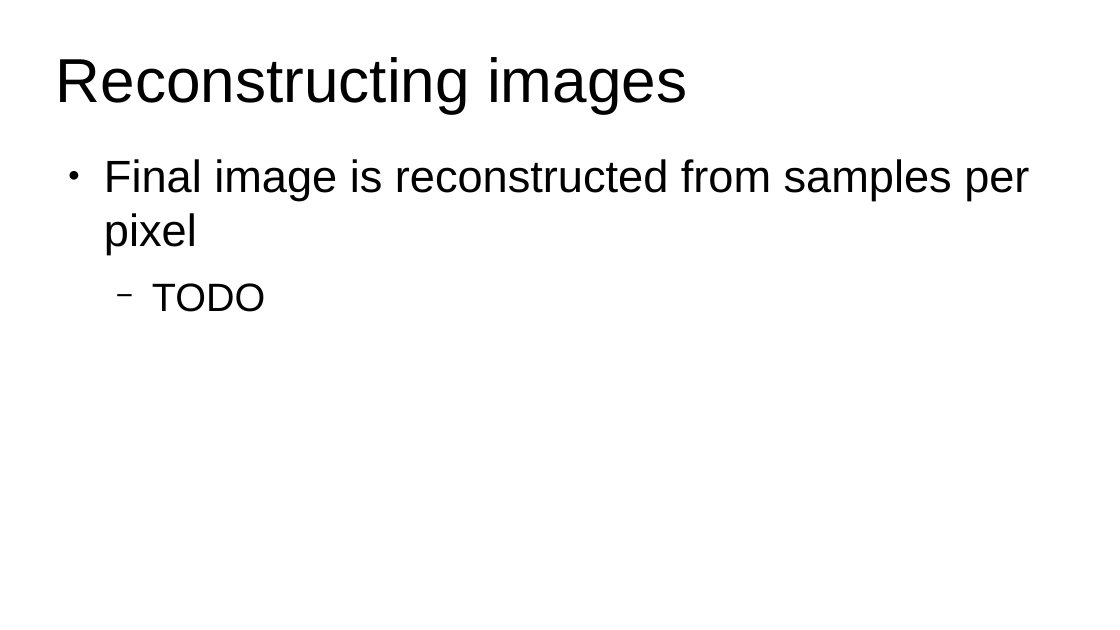
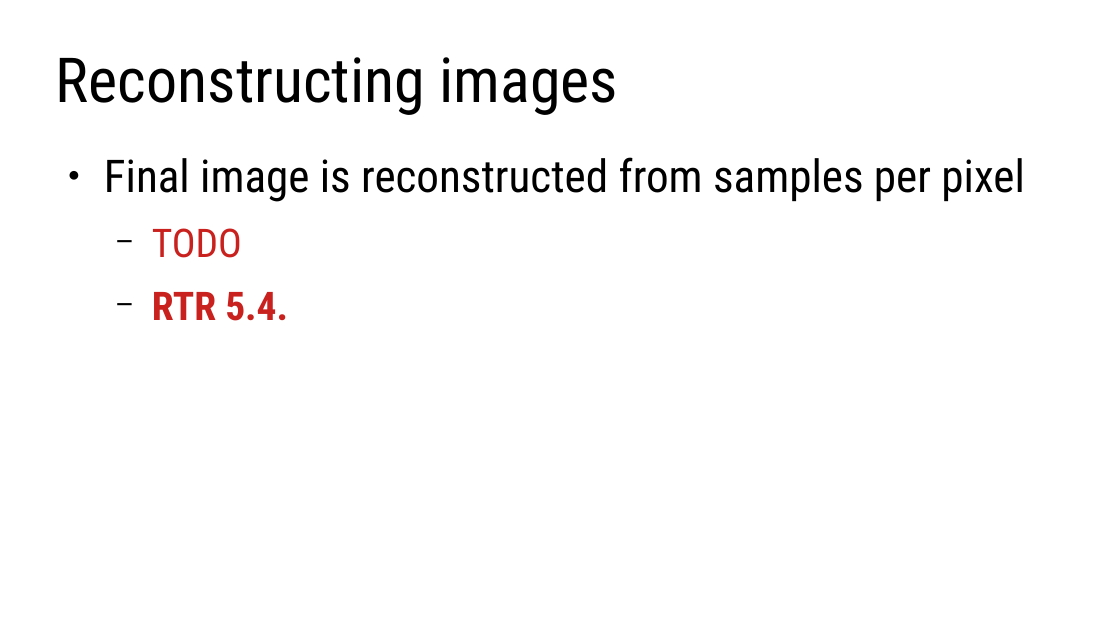
Before and after one commit to lorentzo/IntroductionToComputerGraphics, a slide deck: slide 5 of lectures/5_foundations_image_postprocessing/5_1_images.odp (slide 4 before the commit). Drawn at 1120x630 pixels with LibreOffice and Linux fonts; fonts in the diff are those of the drawing. Boxes give left, top, right and bottom in pixels: in the first picture for what was removed or moved away, otherwise in the second. Text is boxed around its words. In the diff, an @@ line names an element or a change of style, - is before the commit and + after.

Commit message:
image, post-process

```diff
--- a/lectures/5_foundations_image_postprocessing/5_1_images.odp
+++ b/lectures/5_foundations_image_postprocessing/5_1_images.odp
@@ title "Reconstructing images" at [56, 57, 618, 115]: font Arial to Roboto Condensed @@
@@ text at [104, 157, 1024, 258]: font Arial to Roboto Condensed in "Final image is reconstructed from samples per ...", "TODO"; text colour #000000 to #C9211E in "TODO" @@
@@ text at [152, 292, 288, 321]: paragraph added @@
+  − RTR 5.4.
```
Also in this commit, not shown: 6 other slides changed, 11 slides added, 8 other files.
